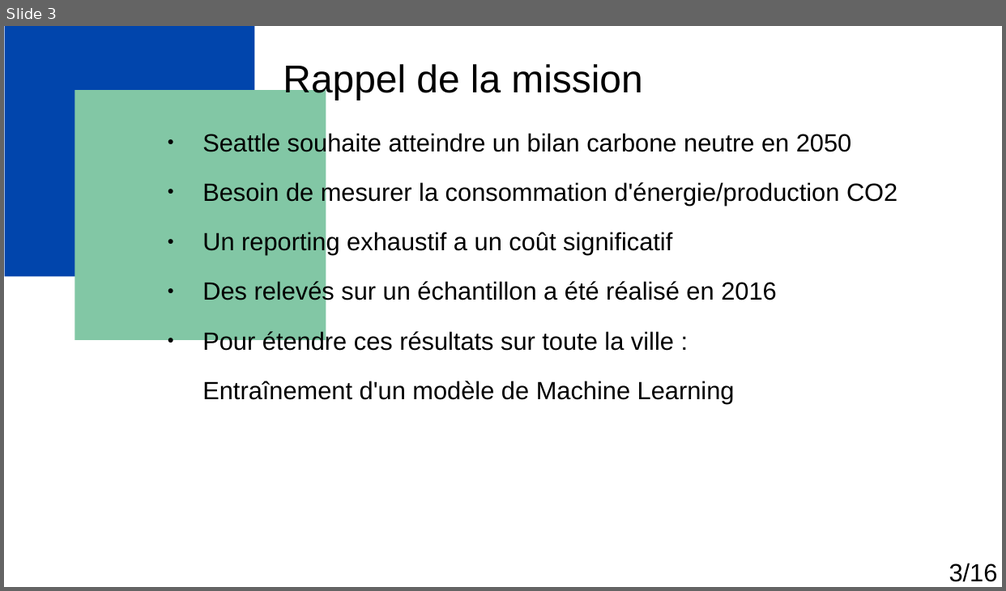
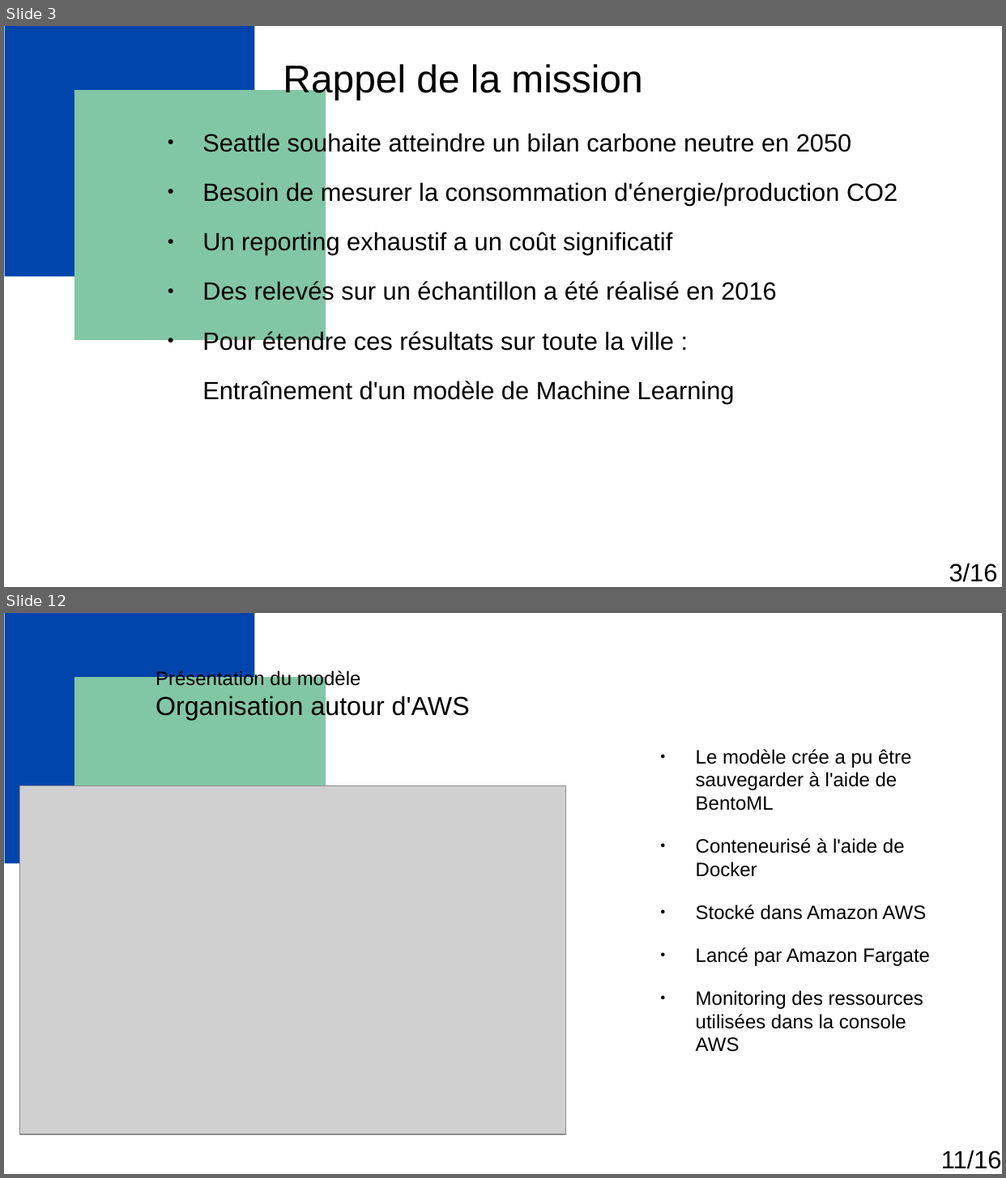
Before and after one commit to Florian-Biggio/Predict-Energy-and-CO2-for-building, a slide deck: Biggio_Florian_1_presentation_122024.odp. Shown one above the other, each under a label of ours: slide 3 before the commit, slides 3 and 12 after it; the slides between them are not shown. The pictures are 1006x591 and 1006x1178 pixels, drawn with LibreOffice and Linux fonts; fonts in the diff are those of the drawing; grey boxes stand for pictures. Boxes give left, top, right and bottom in pixels: in the first picture for what was removed or moved away, otherwise in the second. Text is boxed around its words. In the diff, an @@ line names an element or a change of style, - is before the commit and + after.

Commit message:
squeletton made for the actual model for bentoML

```diff
--- a/Biggio_Florian_1_presentation_122024.odp
+++ b/Biggio_Florian_1_presentation_122024.odp
@@ slide 12 added at [4,613,1002,1174], background #FFFFFF; not listed: 5 template elements that a slide beside it also shows @@
@@ title added at [155,670,470,720], 18.8 pt, text #000000 @@
+Présentation du modèle
+Organisation autour d'AWS
@@ text added at [696,749,930,1052], 14 pt, text #000000 @@
+● Le modèle crée a pu être sauvegarder à l'aide de BentoML
+● Conteneurisé à l'aide de Docker
+● Stocké dans Amazon AWS
+● Lancé par Amazon Fargate
+● Monitoring des ressources utilisées dans la console AWS
@@ picture added at [20,786,566,1135] @@
@@ text added at [941,1150,1002,1169], 18 pt, text #000000 @@
+11/16
```
Also in this commit, not shown: 7 slides changed, 5 other slides added, 7 slides removed, 14 other files.
